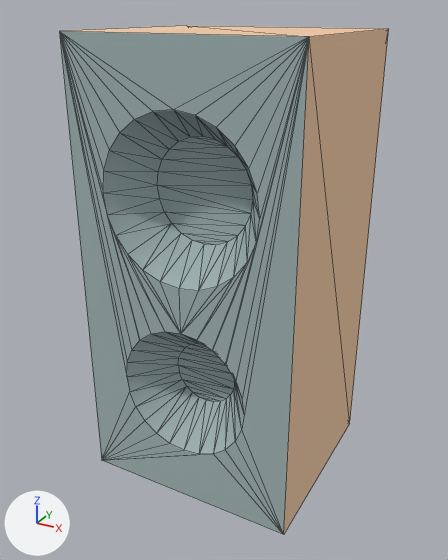
What one commit did to the glTF model assets/props/furniture/speakerSmall.glb.
Before and after are seen from a 50 mm lens placed at (0.259, -0.282, 0.31), pointed at (0.071, 0.06, 0.139). The axes (+X, +Y, +Z) are drawn at lower left. The lights are the same throughout. The older version comes first. Mesh edges are drawn as thin lines. Vertices at exactly the same position are counted once.

Before the edit, the objects in view are built like this:
```python
me_mesh_speakersmall = bpy.data.meshes.new('Mesh speakerSmall')
me_mesh_speakersmall.from_pydata(...)  # 112 vertices, 220 faces; spans x 0.0..0.148, y 0.0..0.133, z 0.0..0.298
# faces by material slot: [14, 206]
me_mesh_speakersmall.materials.append(mat_wood)  # beige #f3cca8
me_mesh_speakersmall.materials.append(mat_metalmedium)  # grey #a4b6b6
ob_speakersmall_clone = bpy.data.objects.new('speakerSmall(Clone)', me_mesh_speakersmall)
ob_speakersmall_clone.location = (0.0, 0.0, 0.0)
```
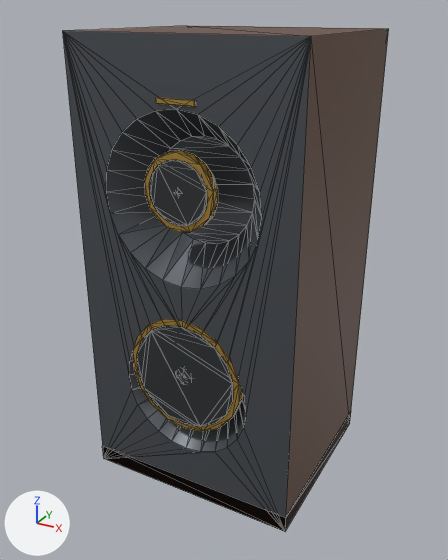
Where the change shows, as pixel boxes [x1, y1, x2, y2] in the pictures (448 x 560 px):
'speakerSmall(Clone)', reshaped, moved, rescaled
    before: [59, 26, 389, 534]
    after: [62, 26, 389, 532]
part 1 of me_mesh_speakersmall, added
    after: [133, 319, 242, 431]
part 2 of me_mesh_speakersmall, added (orange)
    after: [145, 150, 218, 232]
part 3 of me_mesh_speakersmall, added
    after: [156, 97, 195, 106]
part 4 of me_mesh_speakersmall, added
    after: [137, 325, 233, 427]
part 5 of me_mesh_speakersmall, added
    after: [149, 159, 207, 226]
part 6 of me_mesh_speakersmall, added (mostly hidden)
    after: [178, 372, 188, 382]
part 7 of me_mesh_speakersmall, added
    after: [103, 412, 351, 531]
part 8 of me_mesh_speakersmall, recoloured (beige to brown)
    both: [73, 26, 389, 529]
part 9 of me_mesh_speakersmall, recoloured
    both: [62, 31, 309, 531]

Patch to the scene script:
```diff
--- a/assets/props/furniture/speakerSmall.glb.py
+++ b/assets/props/furniture/speakerSmall.glb.py
@@ mat_gunmetal_001 @@
+mat_gunmetal_001 = principled_material('gunmetal.001')
+mat_gunmetal_001.base_color = (0.1, 0.11, 0.125)  # dark grey #595d63
+mat_gunmetal_001.metallic = 0.5
+mat_gunmetal_001.roughness = 0.45
@@ mat_walnut_001 @@
+mat_walnut_001 = principled_material('walnut.001')
+mat_walnut_001.base_color = (0.12, 0.055, 0.03)  # brown #614230
@@ me_mesh_speakersmall @@
-me_mesh_speakersmall.from_pydata(...)  # 112 vertices, 220 faces; spans x 0.0..0.148, y 0.0..0.133, z 0.0..0.298
+me_mesh_speakersmall.from_pydata(...)  # 392 vertices, 756 faces; spans x 0.0..0.148, y -0.003..0.133, z 0.0..0.298
+# me_mesh_speakersmall part 1: a new loose piece, an 18-sided cylinder along y spanning x 0.0346..0.1134, y -0.0005..0.0045, z 0.055..0.135, in mat_brass_001 (orange #c49e4b)
+# me_mesh_speakersmall part 2: a new loose piece, an 18-sided cylinder along y spanning x 0.0513..0.0967, y -0.0005..0.0045, z 0.192..0.238, in mat_brass_001 (orange #c49e4b)
+# me_mesh_speakersmall part 3: a new loose piece, a box spanning x 0.062..0.086, y -0.001..0.001, z 0.263..0.266, in mat_brass_001 (orange #c49e4b)
+# me_mesh_speakersmall part 4: a new loose piece, an 18-sided cylinder along y spanning x 0.0385..0.1095, y -0.0015..0.0035, z 0.059..0.131, in mat_gunmetaldark_001 (dark grey #383c3f)
+# me_mesh_speakersmall part 5: a new loose piece, an 18-sided cylinder along y spanning x 0.0553..0.0927, y -0.0015..0.0035, z 0.196..0.234, in mat_gunmetaldark_001 (dark grey #383c3f)
+# me_mesh_speakersmall part 6: a new loose piece, a UV sphere (12 segments, 6 rings, poles along z) spanning x 0.062..0.086, y -0.003..0.021, z 0.083..0.107, in mat_steel_001 (grey #999ea4)
+# me_mesh_speakersmall part 7
+# 4 vertices are added at (0.0, 0.0, 0.012), (0.0, 0.133, 0.012), (0.148, 0.0, 0.012), (0.148, 0.133, 0.012)
+# 12 new faces join them, mat_walnutdark_001 (brown #452f22)
+# me_mesh_speakersmall part 8: 14 faces spanning x 0.0..0.148, y 0.0..0.133, z 0.0..0.298 switch from mat_wood (beige #f3cca8) to mat_walnut_001 (brown #614230)
+# me_mesh_speakersmall part 9: 206 faces spanning x 0.0..0.148, y 0.0..0.133, z 0.0..0.298 switch from mat_metalmedium (grey #a4b6b6) to mat_gunmetal_001 (dark grey #595d63)
+# other edits to the shape of me_mesh_speakersmall do not show in these pictures
+me_mesh_speakersmall.materials.append(mat_walnutdark_001)  # brown #452f22
+me_mesh_speakersmall.materials.append(mat_brass_001)  # orange #c49e4b
+me_mesh_speakersmall.materials.append(mat_gunmetaldark_001)  # dark grey #383c3f
+me_mesh_speakersmall.materials.append(mat_steel_001)  # grey #999ea4
@@ ob_speakersmall_clone @@
 ob_speakersmall_clone = bpy.data.objects.new('speakerSmall(Clone)', me_mesh_speakersmall)
-ob_speakersmall_clone.location = (0.0, 0.0, 0.0)
+ob_speakersmall_clone.location = (0.0, 0.0025, 0.0)
+ob_speakersmall_clone.scale = (1.0, 0.981, 1.0)
```
